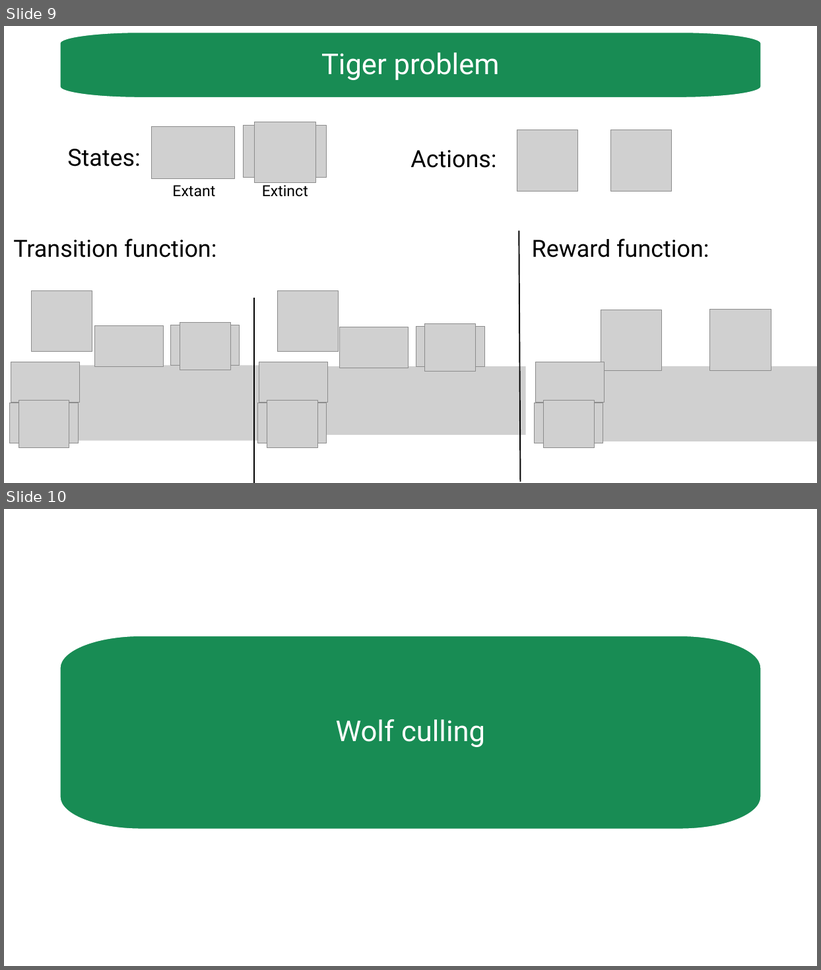
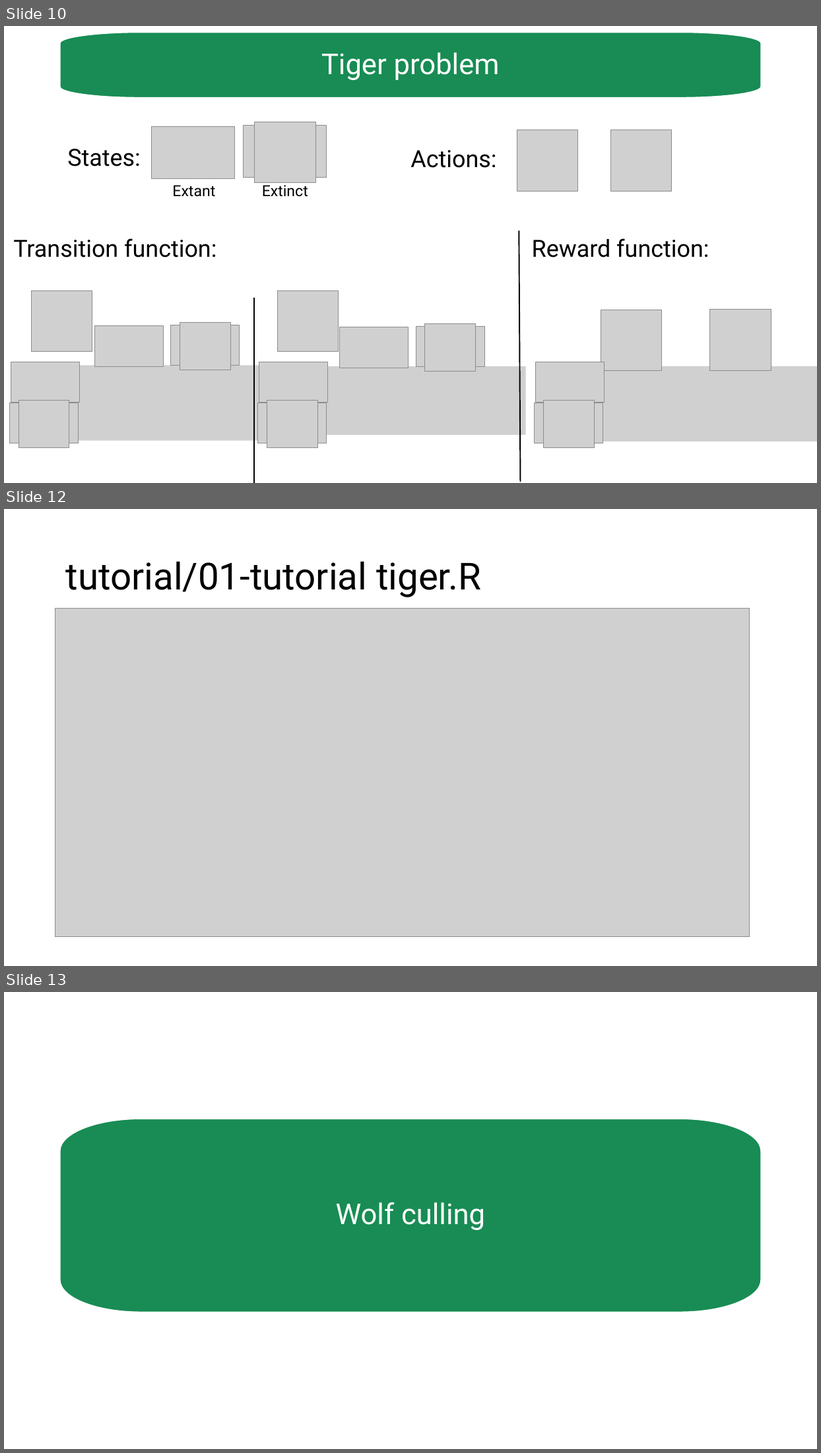
Before and after one commit to luzvpascal/MDPworkshop, a slide deck: slides/tutorial.pptx. Shown one above the other, each under a label of ours: slides 9 and 10 before the commit, slides 10, 12 and 13 after it; the slides between them are not shown. The pictures are 821x970 and 821x1453 pixels, drawn with LibreOffice and Linux fonts; fonts in the diff are those of the drawing; grey boxes stand for pictures. Boxes give left, top, right and bottom in pixels: in the first picture for what was removed or moved away, otherwise in the second. Text is boxed around its words. In the diff, an @@ line names an element or a change of style, - is before the commit and + after.

Commit message:
finilazing tutorial

```diff
--- a/slides/tutorial.pptx
+++ b/slides/tutorial.pptx
@@ slide 12 added at bbox=[4, 509, 817, 966], background #FFFFFF @@
@@ title added at bbox=[66, 561, 481, 597], 44 pt, text #000000 @@
+tutorial/01-tutorial tiger.R
@@ picture added at bbox=[55, 609, 750, 937] @@
@@ what was slide 9 is now slide 10 @@
@@ what was slide 10 is now slide 13 @@
```
Also in this commit, not shown: 3 other slides added, 1 other file.
